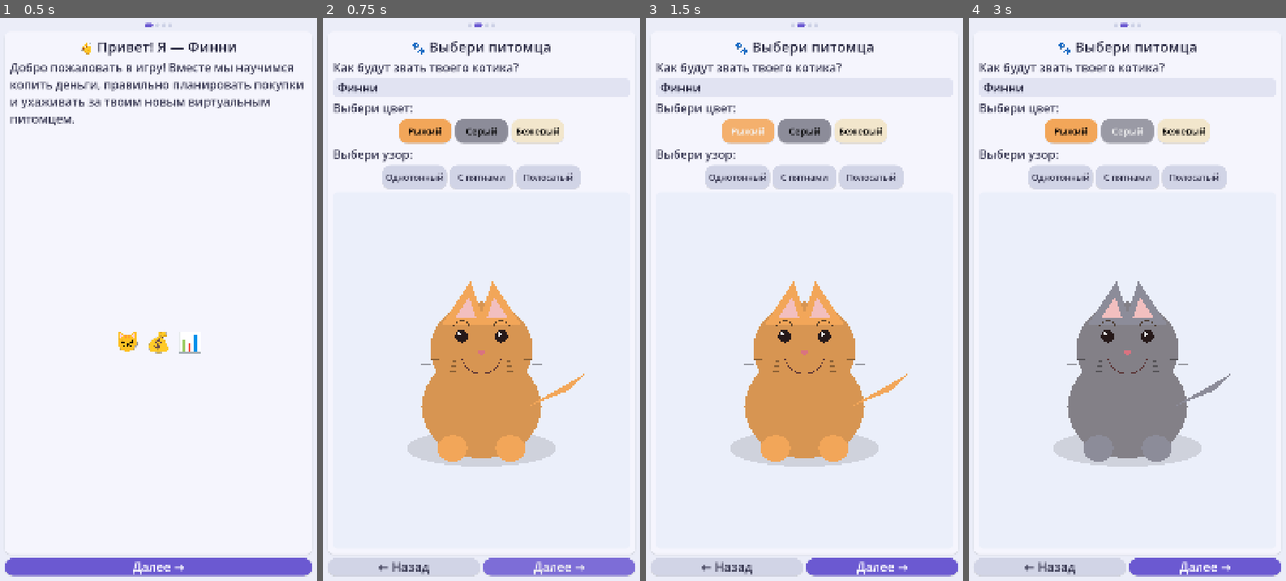
Above: before the commit, frames 1-4 (left to right).
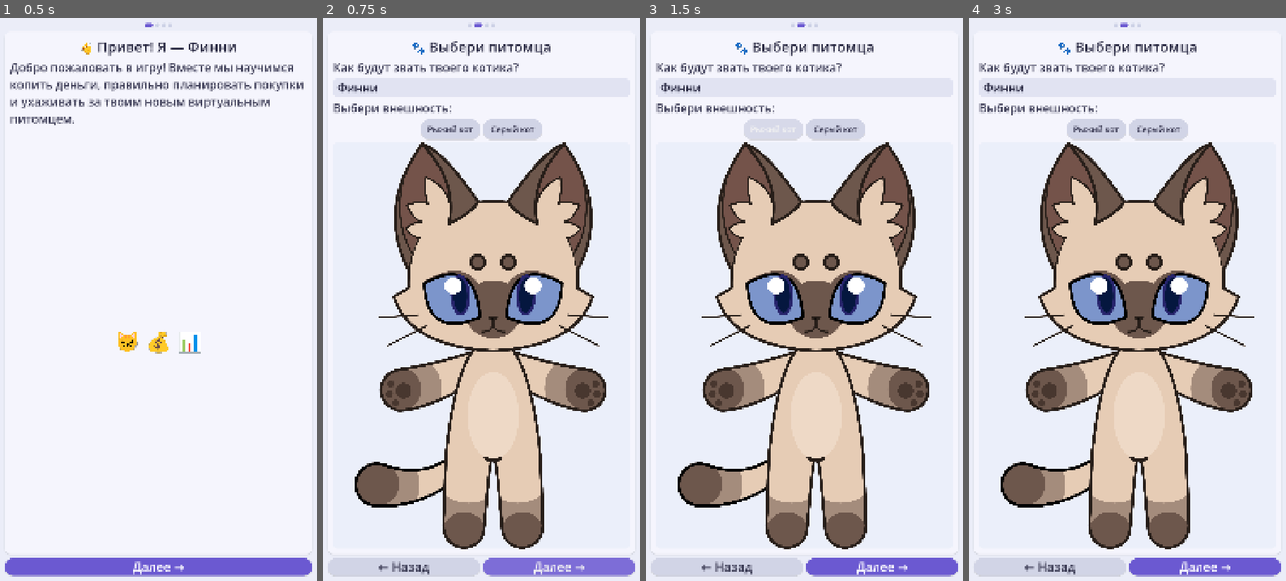
Above: after the commit, the same moments.

Repository: AlexDolg2006/hackathon-falcom
Game: Godot game, scene res://main_dashboard.tscn
Same seed, same stepped clock (60 frames per second), same inputs: the game is played once before the commit and once after it.
Inputs (mouse positions are in pixels of both pictures, inside the frame that each line leads up to):
- Up to frame 1 (0.5 s): no input
- Up to frame 2 (0.75 s): click "Далее →" at 0.5 s
- Up to frame 3 (1.5 s): click (747, 130) at 1.25 s, where only the run before the commit has a clickable "Рыжий"
- Up to frame 4 (3 s): click (1095, 130) at 2 s, where only the run after the commit has a clickable "Рыжий кот"; click (1127, 130) at 2.75 s, where only the run before the commit has a clickable "Серый"

Frame 1 is identical in both runs. In frame 2, 38% of the frame differs, in the area x 3-90%, y 15-95%; in frame 3, 38%; in frame 4, 38%.

Commit message:
Добавление нового скина на персонажа

Diff:
--- a/scripts/autoload/GameData.gd
+++ b/scripts/autoload/GameData.gd
@@ -16,6 +16,9 @@
 var tasks: Array = []
 var goals_catalog: Array = []
 var glossary: Array = []
+
+# Имя папки выбранного скина в res://assets/
+var selected_skin: String = "cat_One"
 
 # ---- профиль ----
 var first_launch: bool = true
@@ -238,6 +241,7 @@
 	global_day_counter = 0
 	last_login_day_key = -1
 	is_demo_profile = demo
+	# Имя папки выбранного скина в res://assets/
 	save_game()
 	state_changed.emit()
 
--- /dev/null
+++ b/scripts/ui/CatView.gd
@@ -0,0 +1,54 @@
+class_name CatView
+extends Control
+
+var texture_rect: TextureRect
+
+
+func _ready() -> void:
+	mouse_filter = Control.MOUSE_FILTER_IGNORE
+	set_anchors_preset(Control.PRESET_FULL_RECT)
+
+	# Создаем единственный узел для картинки
+	texture_rect = TextureRect.new()
+	texture_rect.mouse_filter = Control.MOUSE_FILTER_IGNORE
+	texture_rect.set_anchors_preset(Control.PRESET_FULL_RECT)
+	texture_rect.expand_mode = TextureRect.EXPAND_IGNORE_SIZE
+	texture_rect.stretch_mode = TextureRect.STRETCH_KEEP_ASPECT_CENTERED
+	add_child(texture_rect)
+
+	update_cat_image()
+
+	if GameData and GameData.has_signal("state_changed"):
+		GameData.state_changed.connect(_on_state_changed)
+
+
+# Загрузка единой картинки кота из папки скина
+func update_cat_image() -> void:
+	var skin: String = "cat_One"
+	if GameData and "selected_skin" in GameData and GameData.selected_skin != "":
+		skin = GameData.selected_skin
+
+	var base_path: String = "res://assets/" + skin + "/"
+
+	# Список названий файла по приоритету
+	var possible_files := ["full.png", "cat.png", "body.png"]
+	var loaded_tex: Texture2D = null
+
+	for file_name in possible_files:
+		var full_path :String = base_path + file_name
+		if ResourceLoader.exists(full_path):
+			loaded_tex = load(full_path)
+			break
+
+	if texture_rect:
+		texture_rect.texture = loaded_tex
+
+
+func _on_state_changed() -> void:
+	update_cat_image()
+
+	# Реакция на статус питомца (слегка меняем оттенок, если кот грустен)
+	if GameData and (GameData.mood < 30 or GameData.hunger < 30):
+		modulate = Color(0.85, 0.85, 0.95)
+	else:
+		modulate = Color(1.0, 1.0, 1.0)
--- a/scripts/ui/HomePanel.gd
+++ b/scripts/ui/HomePanel.gd
@@ -112,10 +112,12 @@
 	pet_card.add_theme_stylebox_override("panel", pet_card_style)
 	root_vb.add_child(pet_card)
 
-	var pet_canvas := Control.new()
-	pet_canvas.set_script(load("res://scripts/ui/PetCanvas.gd"))
-	pet_canvas.mouse_filter = Control.MOUSE_FILTER_IGNORE
-	pet_card.add_child(pet_canvas)
+	var cat_view := Control.new()
+	cat_view.set_script(load("res://scripts/ui/CatView.gd"))
+	cat_view.mouse_filter = Control.MOUSE_FILTER_IGNORE
+	cat_view.size_flags_horizontal = Control.SIZE_EXPAND_FILL
+	cat_view.size_flags_vertical = Control.SIZE_EXPAND_FILL
+	pet_card.add_child(cat_view)
 
 	# --- 3. КНОПКИ БЫСТРЫХ ДЕЙСТВИЙ ВНИЗУ ---
 	var actions_hb := HBoxContainer.new()
--- a/scripts/ui/MiniGamePanel.gd
+++ b/scripts/ui/MiniGamePanel.gd
@@ -1,6 +1,6 @@
 extends Control
-## Мини-игра: лови монетки. Корзина — кот увеличенного размера с шапкой,
-## которого можно двигать пальцем/мышью/стрелками.
+## Мини-игра: лови монетки. Корзина — мордочка выбранного котика,
+## которую можно двигать пальцем/мышью/стрелками.
 ## Монеты — процедурные увеличенные, с бликом и символом.
 
 const GAME_TIME := 20.0
@@ -33,132 +33,45 @@
 
 
 # ============================================================
-#  МИНИ-КОТ (увеличен до 130x115 px)
+#  МИНИ-ПИТОМЕЦ (Отображает только мордочку выбранного скина)
 # ============================================================
 class MiniPet extends Control:
-	const BODY_COLORS := [
-		Color(0.95, 0.65, 0.35),
-		Color(0.55, 0.55, 0.6),
-		Color(0.97, 0.94, 0.88),
-	]
+	var face_texture: Texture2D
 
 	func _ready() -> void:
-		custom_minimum_size = Vector2(260, 230)
+		custom_minimum_size = Vector2(180, 160)
+		size = Vector2(180, 160)
+		mouse_filter = Control.MOUSE_FILTER_IGNORE
+
+		if GameData and GameData.has_signal("state_changed"):
+			GameData.state_changed.connect(update_face_texture)
+
+		update_face_texture()
+
+	func update_face_texture() -> void:
+		var skin: String = "cat_One"
+		if GameData and "selected_skin" in GameData and GameData.selected_skin != "":
+			skin = GameData.selected_skin
+
+		var base_path: String = "res://assets/" + skin + "/"
+		var texture_path: String = ""
+
+		# Приоритет: совмещенное лицо с ушами faceandears.png, иначе face.png
+		if ResourceLoader.exists(base_path + "faceandears.png"):
+			texture_path = base_path + "faceandears.png"
+		elif ResourceLoader.exists(base_path + "face.png"):
+			texture_path = base_path + "face.png"
+
+		if texture_path != "" and ResourceLoader.exists(texture_path):
+			face_texture = load(texture_path)
+		else:
+			face_texture = null
+
+		queue_redraw()
 
 	func _draw() -> void:
-		var w: float = size.x
-		var h: float = size.y
-		var cx := w * 0.5
-		var cy := h * 0.55
-
-		var color_idx: int = GameData.body_color_index % BODY_COLORS.size()
-		var base: Color = BODY_COLORS[color_idx]
-		var pattern: int = GameData.pattern_index
-
-		# тело — овал
-		_draw_ellipse(Vector2(cx, cy + h * 0.18), Vector2(w * 0.36, h * 0.30), base)
-		# голова — овал
-		var head_pos := Vector2(cx, cy - h * 0.05)
-		_draw_ellipse(head_pos, Vector2(w * 0.32, h * 0.28), base)
-
-		# уши — треугольники
-		var ear_l := PackedVector2Array([
-			head_pos + Vector2(-w * 0.24, -h * 0.18),
-			head_pos + Vector2(-w * 0.06, -h * 0.40),
-			head_pos + Vector2(w * 0.02, -h * 0.14),
-		])
-		var ear_r := PackedVector2Array([
-			head_pos + Vector2(w * 0.24, -h * 0.18),
-			head_pos + Vector2(w * 0.06, -h * 0.40),
-			head_pos + Vector2(-w * 0.02, -h * 0.14),
-		])
-		draw_colored_polygon(ear_l, base)
-		draw_colored_polygon(ear_r, base)
-
-		# узор — пятно
-		if pattern == 1:
-			_draw_ellipse(head_pos + Vector2(w * 0.12, -h * 0.06),
-				Vector2(w * 0.08, h * 0.06), base.darkened(0.18))
-		elif pattern == 2:
-			for i in range(2):
-				var sx := head_pos.x - w * 0.18 + i * w * 0.20
-				draw_rect(Rect2(sx, head_pos.y + h * 0.02, w * 0.04, h * 0.16), base.darkened(0.18))
-
-		# глаза
-		draw_circle(head_pos + Vector2(-w * 0.10, -h * 0.02), w * 0.035, Color(0.15, 0.1, 0.1))
-		draw_circle(head_pos + Vector2(w * 0.10, -h * 0.02), w * 0.035, Color(0.15, 0.1, 0.1))
-		draw_circle(head_pos + Vector2(-w * 0.09, -h * 0.03), w * 0.012, Color(1, 1, 1))
-		draw_circle(head_pos + Vector2(w * 0.11, -h * 0.03), w * 0.012, Color(1, 1, 1))
-
-		# нос
-		draw_colored_polygon(PackedVector2Array([
-			head_pos + Vector2(-w * 0.02, h * 0.06),
-			head_pos + Vector2(w * 0.02, h * 0.06),
-			head_pos + Vector2(0, h * 0.10),
-		]), Color(0.85, 0.45, 0.5))
-
-		# рот-«корзина»
-		draw_arc(head_pos + Vector2(0, h * 0.10), w * 0.16,
-			0.15, PI - 0.15, 18, Color(0.35, 0.2, 0.2), 3.0)
-		# лапки
-		draw_circle(Vector2(cx - w * 0.18, h - h * 0.12), w * 0.06, base.darkened(0.05))
-		draw_circle(Vector2(cx + w * 0.18, h - h * 0.12), w * 0.06, base.darkened(0.05))
-
-		# шапка
-		_draw_hat(head_pos, w, h)
-
-	func _draw_hat(head_pos: Vector2, w: float, h: float) -> void:
-		var hat: String = GameData.equipped_hat
-		if hat == "":
-			return
-		match hat:
-			"hat_cap":
-				draw_colored_polygon(PackedVector2Array([
-					head_pos + Vector2(-w * 0.26, -h * 0.22),
-					head_pos + Vector2(w * 0.26, -h * 0.22),
-					head_pos + Vector2(w * 0.20, -h * 0.40),
-					head_pos + Vector2(-w * 0.20, -h * 0.40),
-				]), Color(0.25, 0.45, 0.85))
-				draw_colored_polygon(PackedVector2Array([
-					head_pos + Vector2(w * 0.04, -h * 0.24),
-					head_pos + Vector2(w * 0.36, -h * 0.20),
-					head_pos + Vector2(w * 0.30, -h * 0.14),
-					head_pos + Vector2(w * 0.02, -h * 0.18),
-				]), Color(0.2, 0.35, 0.7))
-			"hat_crown":
-				var by := head_pos.y - h * 0.26
-				var pts := PackedVector2Array([
-					head_pos + Vector2(-w * 0.24, by + h * 0.12),
-					head_pos + Vector2(-w * 0.24, by),
-					head_pos + Vector2(-w * 0.14, by + h * 0.08),
-					head_pos + Vector2(0, by - h * 0.08),
-					head_pos + Vector2(w * 0.14, by + h * 0.08),
-					head_pos + Vector2(w * 0.24, by),
-					head_pos + Vector2(w * 0.24, by + h * 0.12),
-				])
-				draw_colored_polygon(pts, Color(0.95, 0.8, 0.2))
-				draw_circle(head_pos + Vector2(0, by - h * 0.04), w * 0.025, Color(0.8, 0.2, 0.3))
-			"hat_bow":
-				var by2 := head_pos.y - h * 0.32
-				draw_colored_polygon(PackedVector2Array([
-					head_pos + Vector2(-w * 0.14, by2 - h * 0.06),
-					head_pos + Vector2(-w * 0.02, by2),
-					head_pos + Vector2(-w * 0.14, by2 + h * 0.06),
-				]), Color(0.85, 0.3, 0.45))
-				draw_colored_polygon(PackedVector2Array([
-					head_pos + Vector2(w * 0.14, by2 - h * 0.06),
-					head_pos + Vector2(w * 0.02, by2),
-					head_pos + Vector2(w * 0.14, by2 + h * 0.06),
-				]), Color(0.85, 0.3, 0.45))
-				draw_circle(head_pos + Vector2(0, by2), w * 0.035, Color(0.7, 0.2, 0.35))
-
-	func _draw_ellipse(center: Vector2, radii: Vector2, color: Color) -> void:
-		var pts := PackedVector2Array()
-		var steps := 28
-		for i in range(steps):
-			var a := TAU * i / steps
-			pts.append(center + Vector2(cos(a) * radii.x, sin(a) * radii.y))
-		draw_colored_polygon(pts, color)
+		if face_texture:
+			draw_texture_rect(face_texture, Rect2(Vector2.ZERO, size), false)
 
 
 # ============================================================
@@ -298,10 +211,10 @@
 	coins_layer.mouse_filter = Control.MOUSE_FILTER_IGNORE
 	play_area.add_child(coins_layer)
 
-	# кот-корзина (увеличен размер до 130x115)
+	# Кот-корзина (теперь отображает только мордочку)
 	basket = MiniPet.new()
-	basket.custom_minimum_size = Vector2(260, 230)
-	basket.size = Vector2(260, 230)
+	basket.custom_minimum_size = Vector2(180, 160)
+	basket.size = Vector2(180, 160)
 	basket.mouse_filter = Control.MOUSE_FILTER_IGNORE
 	play_area.add_child(basket)
 
@@ -433,7 +346,6 @@
 	var coin := Coin.new()
 	var idx := randi() % COIN_COLORS.size()
 	coin.color = COIN_COLORS[idx]
-	# увеличен радиус монеты до 22–28 px (было 14–20 px)
 	coin.radius = randf_range(44.0, 56.0)
 	coin.symbol = ""
 	coin.mouse_filter = Control.MOUSE_FILTER_IGNORE
--- a/scripts/ui/OnboardingPanel.gd
+++ b/scripts/ui/OnboardingPanel.gd
@@ -134,6 +134,7 @@
 
 
 # --- ШАГ 1: Имя, цвет и узор питомца ---
+# --- ШАГ 1: Имя и выбор скина питомца ---
 func _build_step_pet_creation() -> void:
 	next_button.text = "Далее →"
 
@@ -143,7 +144,7 @@
 	var label_name := _create_body("Как будут звать твоего котика?")
 	content_vb.add_child(label_name)
 
-	# Поле ввода имени (исправлены цвета текста для высокой контрастности)
+	# Поле ввода имени[cite: 10]
 	name_input = LineEdit.new()
 	name_input.placeholder_text = "Введи имя (например, Финни)"
 	name_input.text = GameData.pet_name if GameData.pet_name != "" else "Финни"
@@ -161,60 +162,40 @@
 	name_input.add_theme_stylebox_override("focus", input_style)
 	content_vb.add_child(name_input)
 
-	# Выбор окраса
-	var label_color := _create_body("Выбери цвет:")
-	content_vb.add_child(label_color)
-
-	var color_hb := HBoxContainer.new()
-	color_hb.add_theme_constant_override("separation", 12)
-	color_hb.alignment = BoxContainer.ALIGNMENT_CENTER
-	content_vb.add_child(color_hb)
-
-	var colors_data := [
-		{"name": "Рыжий", "col": Color(0.95, 0.65, 0.35)},
-		{"name": "Серый", "col": Color(0.55, 0.55, 0.60)},
-		{"name": "Бежевый", "col": Color(0.95, 0.90, 0.80)}
+	# Заголовок выбора внешности
+	var label_skin := _create_body("Выбери внешность:")
+	content_vb.add_child(label_skin)
+
+	var skins_hb := HBoxContainer.new()
+	skins_hb.add_theme_constant_override("separation", 12)
+	skins_hb.alignment = BoxContainer.ALIGNMENT_CENTER
+	content_vb.add_child(skins_hb)
+
+	# Список ваших папок со скинами в res://assets/
+	var skins_data := [
+		{"name": "Рыжий кот", "folder": "cat_One"},
+		{"name": "Серый кот", "folder": "cat_Two"},
+		# При появлении новых скинов просто добавьте строку:
+		# {"name": "Белый кот", "folder": "cat_Three"}
 	]
 
-	for i in range(colors_data.size()):
-		var c_info: Dictionary = colors_data[i]
-		var btn := _create_pill_button(c_info.get("name"), c_info.get("col"), Color())
-		btn.custom_minimum_size = Vector2(180, 82)
-		btn.add_theme_font_size_override("font_size", 32)
+	for s_info in skins_data:
+		var folder_name: String = s_info.get("folder")
+		var display_name: String = s_info.get("name")
+
+		var btn := _create_pill_button(display_name, Color(0.82, 0.83, 0.90), Color(0.2, 0.2, 0.3))
+		btn.custom_minimum_size = Vector2(200, 70)
+		btn.add_theme_font_size_override("font_size", 28)
+
 		btn.pressed.connect(func():
-			selected_color_index = i
-			GameData.body_color_index = i
+			GameData.selected_skin = folder_name
+			if pet_preview_canvas and pet_preview_canvas.has_method("load_cat_skin"):
+				pet_preview_canvas.load_cat_skin(folder_name)
 			GameData.state_changed.emit()
 		)
-		color_hb.add_child(btn)
-
-	# Выбор узора (паттерна)
-	var label_pattern := _create_body("Выбери узор:")
-	content_vb.add_child(label_pattern)
-
-	var pattern_hb := HBoxContainer.new()
-	pattern_hb.add_theme_constant_override("separation", 8)
-	pattern_hb.alignment = BoxContainer.ALIGNMENT_CENTER
-	content_vb.add_child(pattern_hb)
-
-	var patterns_data := [
-		{"name": "Однотонный", "id": 0},
-		{"name": "С пятнами", "id": 1},
-		{"name": "Полосатый", "id": 2}
-	]
-
-	for p_info in patterns_data:
-		var p_id: int = p_info.get("id")
-		var btn := _create_pill_button(p_info.get("name"), Color(0.82, 0.83, 0.90), Color(0.2, 0.2, 0.3))
-		btn.custom_minimum_size = Vector2(220, 82)
-		btn.add_theme_font_size_override("font_size", 30)
-		btn.pressed.connect(func():
-			GameData.pattern_index = p_id
-			GameData.state_changed.emit()
-		)
-		pattern_hb.add_child(btn)
-
-	# Превью питомца
+		skins_hb.add_child(btn)
+
+	# Область превью питомца[cite: 10]
 	var preview_wrap := PanelContainer.new()
 	preview_wrap.size_flags_vertical = Control.SIZE_EXPAND_FILL
 	preview_wrap.mouse_filter = Control.MOUSE_FILTER_IGNORE
@@ -224,11 +205,18 @@
 	preview_wrap.add_theme_stylebox_override("panel", p_style)
 	content_vb.add_child(preview_wrap)
 
+	# Нода CatView для показа выбранного кота[cite: 4, 10]
 	pet_preview_canvas = Control.new()
-	pet_preview_canvas.set_script(load("res://scripts/ui/PetCanvas.gd"))
+	pet_preview_canvas.set_script(load("res://scripts/ui/CatView.gd"))
 	pet_preview_canvas.mouse_filter = Control.MOUSE_FILTER_IGNORE
+	pet_preview_canvas.size_flags_horizontal = Control.SIZE_EXPAND_FILL
+	pet_preview_canvas.size_flags_vertical = Control.SIZE_EXPAND_FILL
 	preview_wrap.add_child(pet_preview_canvas)
 
+	# Показываем текущий сохраненный скин[cite: 4]
+	if pet_preview_canvas.has_method("load_cat_skin"):
+		var current_skin = GameData.selected_skin if "selected_skin" in GameData else "cat_One"
+		pet_preview_canvas.load_cat_skin(current_skin)
 
 # --- ШАГ 2: Как устроена игра ---
 func _build_step_rules() -> void:
Binary file added: assets/cat_One/body.png
Binary file added: assets/cat_One/face.png
Binary file added: assets/cat_One/faceandears.png
Binary file added: assets/cat_One/full.png
Binary file added: assets/cat_One/larm.png
Binary file added: assets/cat_One/lear.png
Binary file added: assets/cat_One/legsandbody.png
Binary file added: assets/cat_One/lleg.png
Binary file added: assets/cat_One/rarm.png
Binary file added: assets/cat_One/rear.png
Binary file added: assets/cat_One/rleg.png
Binary file added: assets/cat_One/tail.png
(and 1 more such lines)
